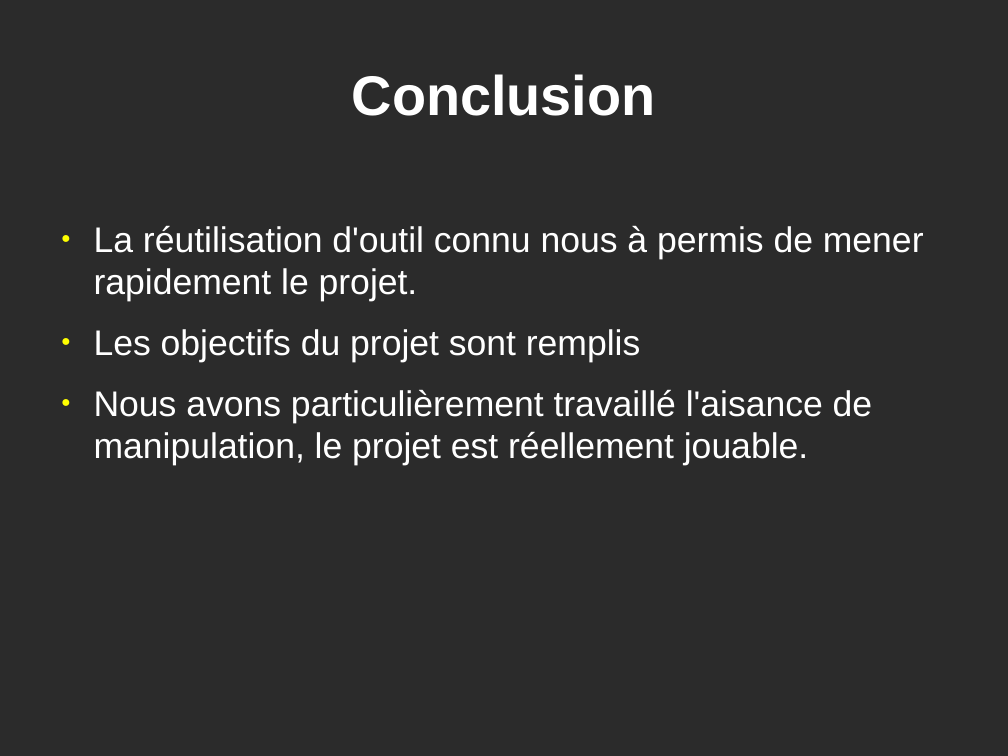
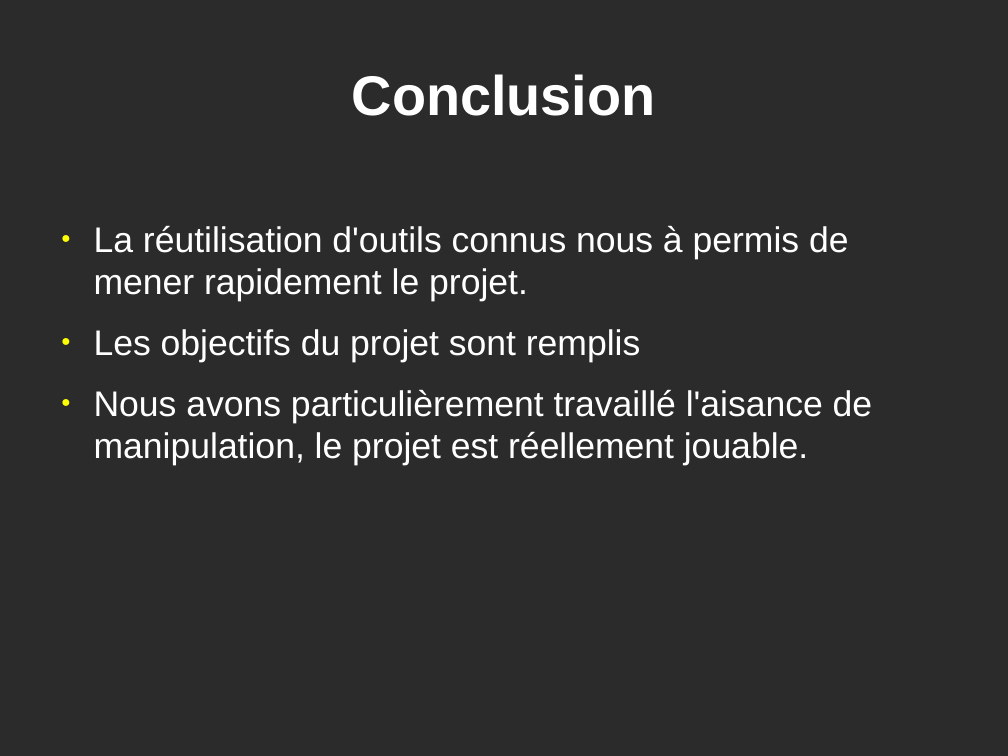
Before and after one commit to GuillaumeSmaha/BriquettePhysique, a slide deck: slide 13 of rapport/presentation/presentation_briquette.odp. Drawn at 1008x756 pixels with LibreOffice and Linux fonts; fonts in the diff are those of the drawing; background and template pictures are left out; a plain dark background stands for a picture behind light text. Boxes give left, top, right and bottom in pixels: in the first picture for what was removed or moved away, otherwise in the second. Text is boxed around its words. In the diff, an @@ line names an element or a change of style, - is before the commit and + after.

```diff
--- a/rapport/presentation/presentation_briquette.odp
+++ b/rapport/presentation/presentation_briquette.odp
@@ text at (x1=94, y1=225, x2=849, y2=302): text changed @@
-● La réutilisation d'outil connu nous à permis de mener rapidement le projet.
+● La réutilisation d'outils connus nous à permis de mener rapidement le projet.
```
Also in this commit, not shown: 7 other slides changed.
